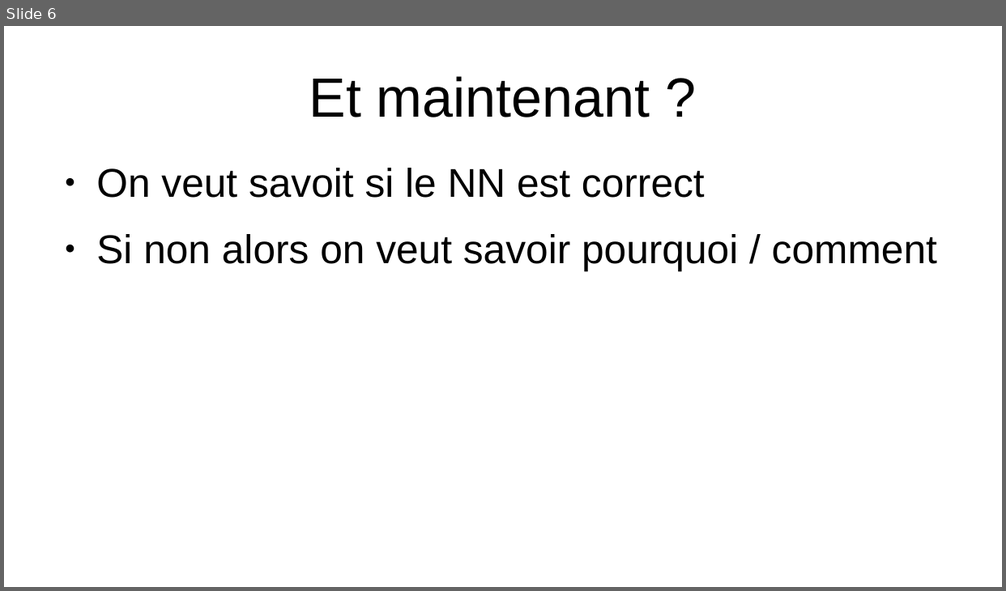
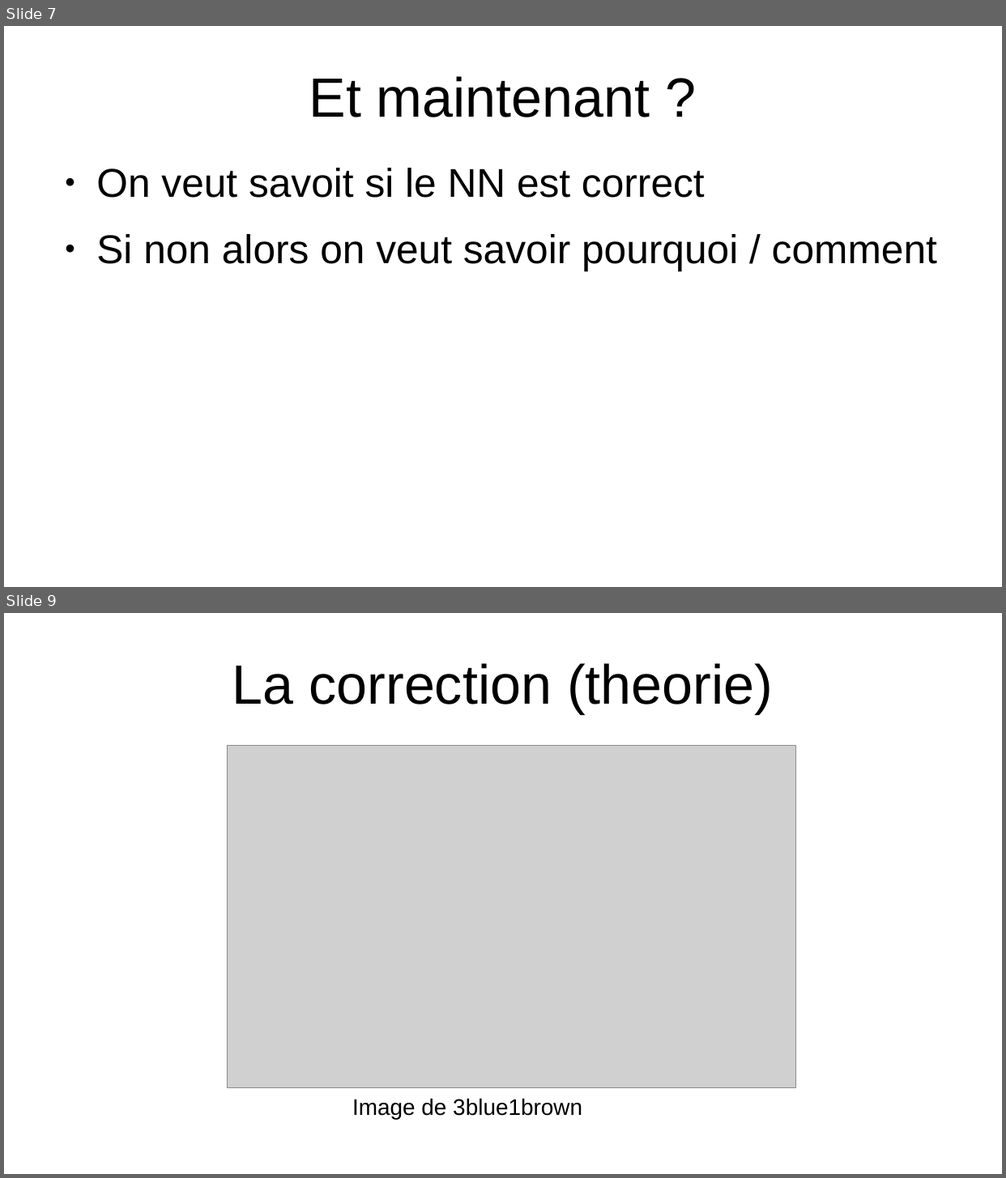
Before and after one commit to Romain-Brg/NN_scheduler_5G, a slide deck: cours_NN.odp. Shown one above the other, each under a label of ours: slide 6 before the commit, slides 7 and 9 after it; the slides between them are not shown. The pictures are 1006x591 and 1006x1178 pixels, drawn with LibreOffice and Linux fonts; fonts in the diff are those of the drawing; grey boxes stand for pictures. Boxes give left, top, right and bottom in pixels: in the first picture for what was removed or moved away, otherwise in the second. Text is boxed around its words. In the diff, an @@ line names an element or a change of style, - is before the commit and + after.

```diff
--- a/cours_NN.odp
+++ b/cours_NN.odp
@@ slide 9 added at (4, 613, 1002, 1174), background #FFFFFF @@
@@ title added at (232, 663, 773, 714), 44 pt, text #000000 @@
+La correction (theorie)
@@ picture added at (227, 745, 796, 1088) @@
@@ text added at (352, 1098, 582, 1119), 18 pt, text #000000 @@
+Image de 3blue1brown
@@ what was slide 6 is now slide 7 @@
```
Also in this commit, not shown: 4 slides changed, 8 other slides added, 1 slide removed, 10 other files.
